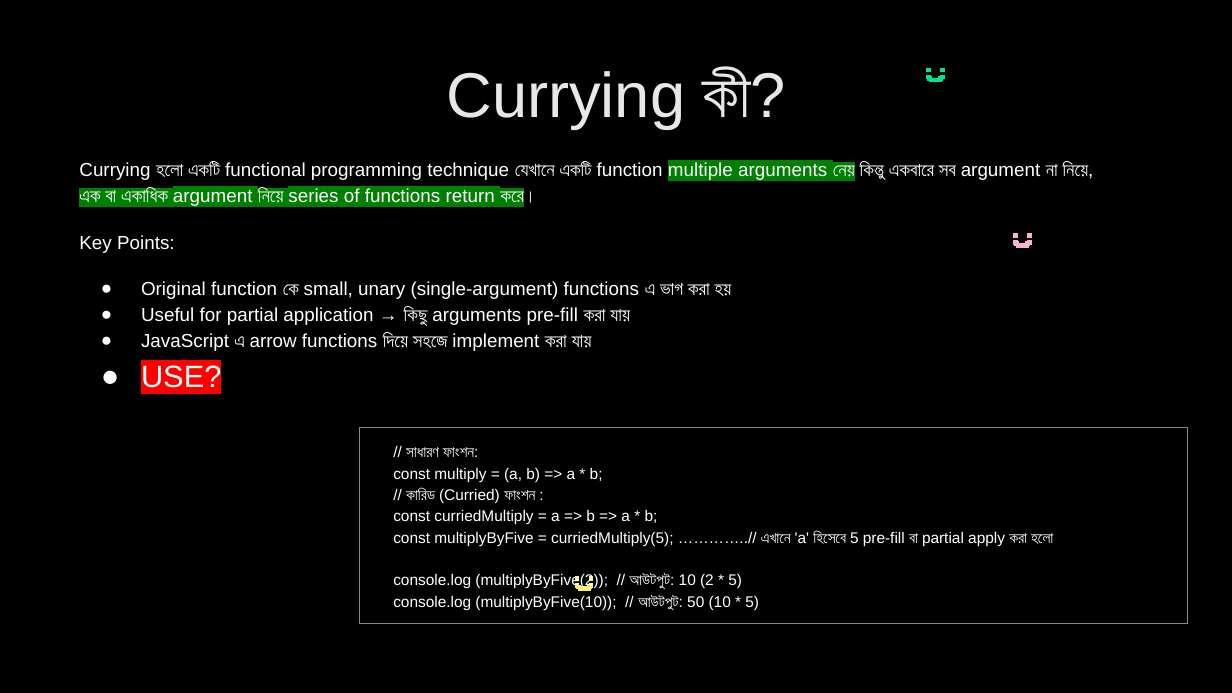
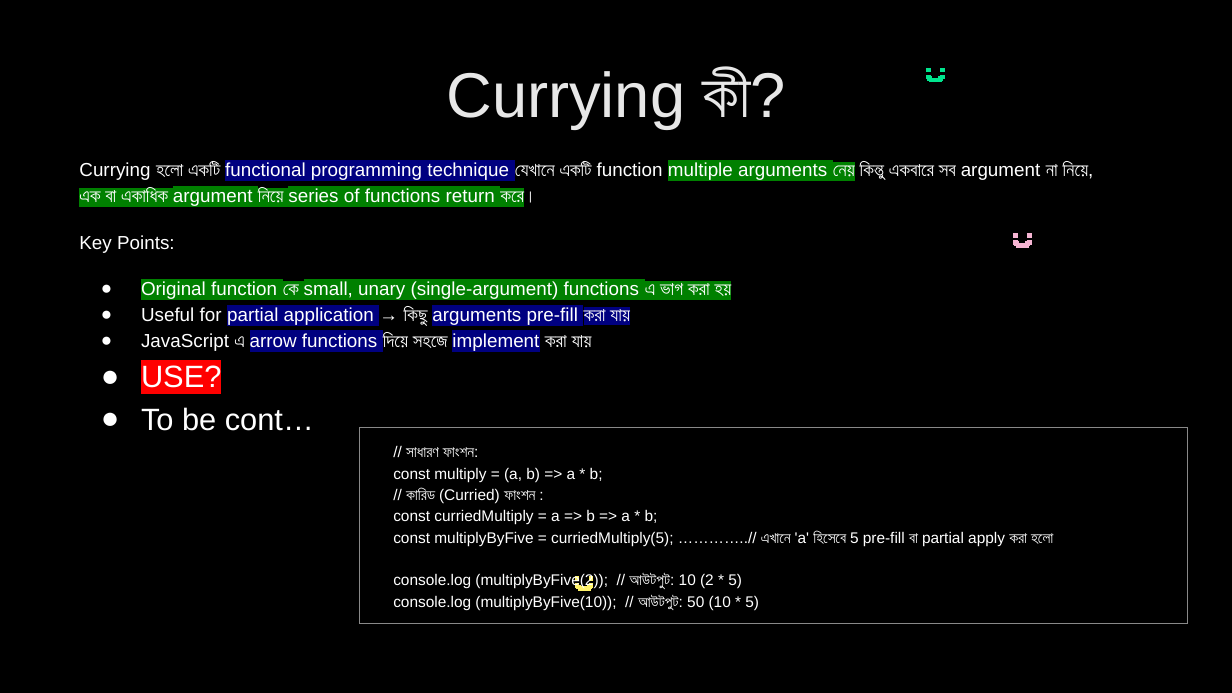
Before and after one commit to nabila-nuzhat/class-js, a slide deck: slide 30 of Interview Question JavaScript_HIGHLIGHTED.pptx. Drawn at 1232x693 pixels with LibreOffice and Linux fonts; fonts in the diff are those of the drawing. Boxes give left, top, right and bottom in pixels: in the first picture for what was removed or moved away, otherwise in the second. Text is boxed around its words. In the diff, an @@ line names an element or a change of style, - is before the commit and + after.

```diff
--- a/Interview Question JavaScript_HIGHLIGHTED.pptx
+++ b/Interview Question JavaScript_HIGHLIGHTED.pptx
@@ text at <box>79,162,1094,351</box>: highlight none to #000080 in "functional programming technique", "partial application arguments pre-fill করা যায়", "arrow functions implement"; highlight none to #008000 in "Original function কে small, unary (single-argument) function ..." @@
@@ text at <box>141,407,314,431</box>: paragraph added @@
+● To be cont…
```
Also in this commit, not shown: 4 other slides changed.
